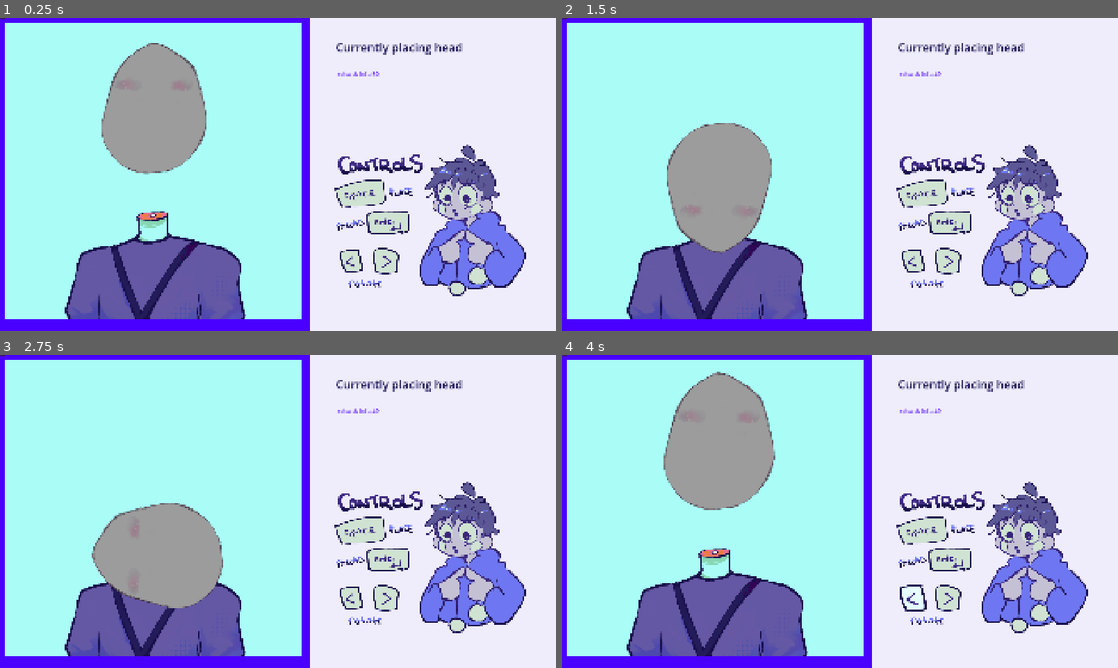
Above: before the commit, frames 1-4 (two rows, left to right).
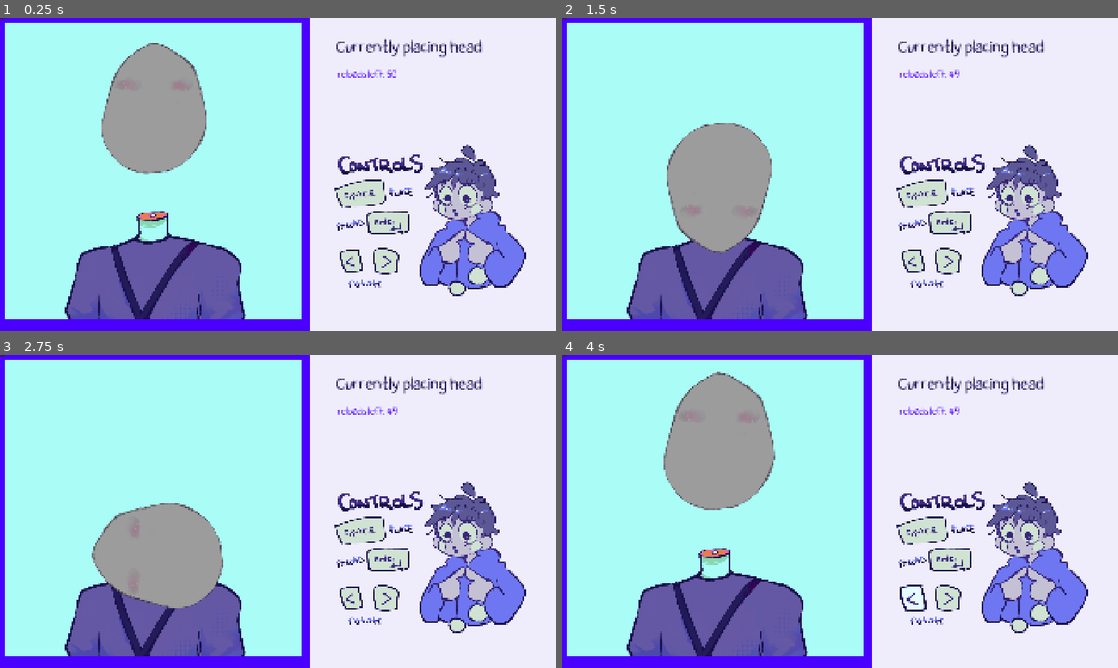
Above: after the commit, the same moments.

Repository: Herbeon/haven-toronto-game
Game: Godot game, scene res://game.tscn
Same seed, same stepped clock (60 frames per second), same inputs: the game is played once before the commit and once after it.
Inputs (mouse positions are in pixels of both pictures, inside the frame that each line leads up to):
- Up to frame 1 (0.25 s): no input
- Up to frame 2 (1.5 s): tap Enter (reload) at 0.5 s; move the mouse to (962, 158) at 0.52 s; hold Up 0.53-1.28 s; hold Left (rotate_ccwise) 0.53-1.28 s; click (962, 158) at 0.67 s; move the mouse to (728, 190) at 1.27 s; hold Down from 1.28 s (still down); tap Right (rotate_clockwise) at 1.35 s
- Up to frame 3 (2.75 s): move the mouse to (333, 442) at 2.02 s; release Down at 2.03 s; hold Up from 2.03 s (still down); tap Alt at 2.1 s
- Up to frame 4 (4 s): move the mouse to (812, 574) at 2.77 s; tap Shift at 2.85 s; click (812, 574) at 2.92 s; move the mouse to (1006, 558) at 3.52 s; release Up at 3.53 s; hold Down from 3.53 s (still down); hold Left (rotate_ccwise) from 3.53 s (still down)

The runs differ from the first frame. In frame 1, 0.8% of the frame differs, in the area x 60-87%, y 6-20%; in frame 2, 0.8%; in frame 3, 0.8%; in frame 4, 0.8%.

Commit message:
changed a font

Diff:
--- a/havenBounceBack/game.tscn
+++ b/havenBounceBack/game.tscn
@@ -2,6 +2,7 @@
 
 [ext_resource type="Texture2D" uid="uid://d4b8sey340oqa" path="res://backgrounds/porple thing.png" id="1_e2o6t"]
 [ext_resource type="Script" uid="uid://hijeq1pt7gji" path="res://game.gd" id="1_fc0e3"]
+[ext_resource type="FontFile" uid="uid://0tenstpyqr73" path="res://CoriFont.ttf" id="2_e8heu"]
 [ext_resource type="Texture2D" uid="uid://brd1dgywy1nsp" path="res://backgrounds/cyan bg.png" id="3_ryrav"]
 [ext_resource type="PackedScene" uid="uid://djicpc76ou862" path="res://head.tscn" id="4_7jktm"]
 [ext_resource type="Texture2D" uid="uid://fu3aolj76tm8" path="res://backgrounds/controls.png" id="4_hve3p"]
@@ -18,11 +19,13 @@
 [ext_resource type="PackedScene" uid="uid://2t6deka3n40o" path="res://eye_2.tscn" id="15_80cx4"]
 
 [sub_resource type="LabelSettings" id="LabelSettings_m6jhr"]
-font_size = 40
+font = ExtResource("2_e8heu")
+font_size = 50
 font_color = Color(0.13333334, 0.105882354, 0.34901962, 1)
 
 [sub_resource type="LabelSettings" id="LabelSettings_j5wjh"]
-font_size = 20
+font = ExtResource("2_e8heu")
+font_size = 30
 font_color = Color(0.2901961, 0, 1, 1)
 
 [sub_resource type="TileSetAtlasSource" id="TileSetAtlasSource_fc0e3"]
@@ -150,6 +153,9 @@
 collision_mask = 256
 
 [node name="eye2" parent="." unique_id=601769691 instance=ExtResource("15_80cx4")]
+z_index = 21
+collision_layer = 256
+collision_mask = 256
 
 [node name="mouth" parent="." unique_id=1873407494 instance=ExtResource("9_vef74")]
 z_index = 11
Binary file added: havenBounceBack/CoriFont.ttf
Not shown, added: havenBounceBack/CoriFont.ttf.import
